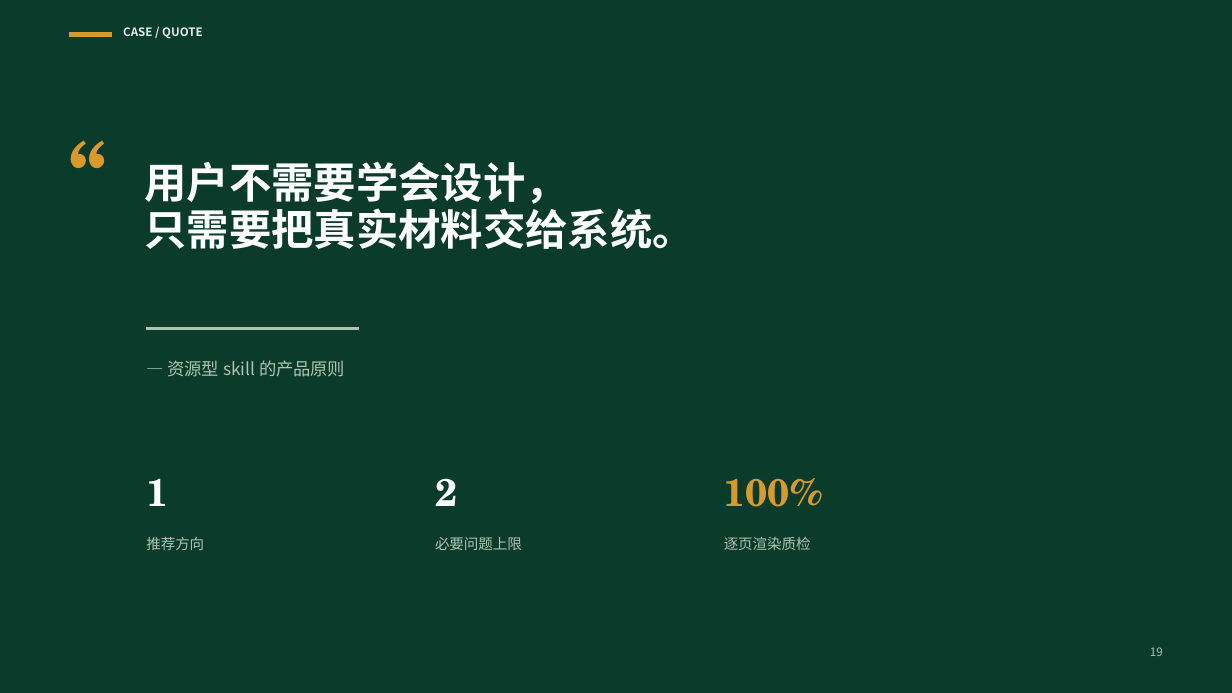
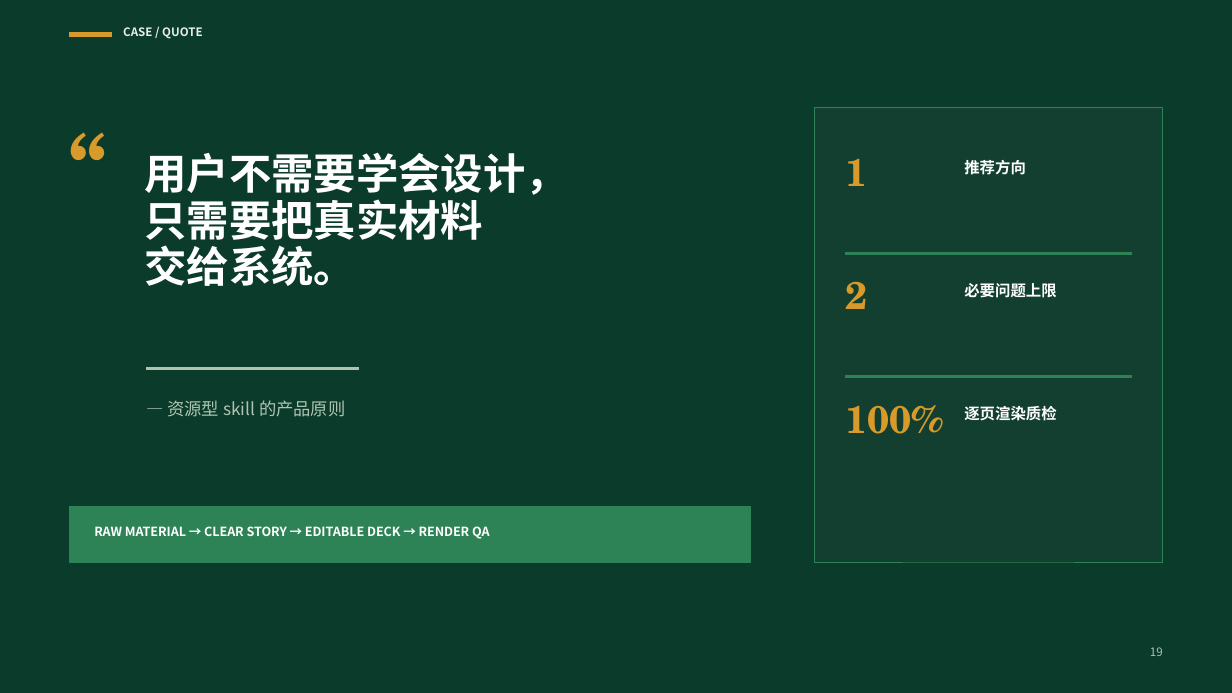
Before and after one commit to zhoy0409-debug/build-premium-pptx, a slide deck: slide 19 of assets/premium-green-layout-kit.pptx. Drawn at 1232x693 pixels with LibreOffice and Linux fonts; fonts in the diff are those of the drawing. Boxes give left, top, right and bottom in pixels: in the first picture for what was removed or moved away, otherwise in the second. Text is boxed around its words. In the diff, an @@ line names an element or a change of style, - is before the commit and + after.

```diff
--- a/assets/premium-green-layout-kit.pptx
+++ b/assets/premium-green-layout-kit.pptx
@@ text "“": place and size @@
-text "“" at <box>69,121,176,213</box>
+text "“" at <box>69,114,176,206</box>
@@ rectangle added at <box>814,108,1163,563</box>, fill #123F30, outline #2D8355 0.75 pt @@
@@ text "1": place and size @@
-text "1" at <box>146,478,168,506</box>
+text "1" at <box>845,158,867,186</box>
@@ text "1" at <box>845,158,867,186</box>: text colour #FFFFFF to #D89A2B @@
@@ text at <box>144,152,567,195</box>: line spacing 0.94 to 0.92 @@
@@ text "用户不需要学会设计，": place and size @@
-text "用户不需要学会设计，" at <box>144,161,694,249</box>
+text "用户不需要学会设计，" at <box>144,152,567,286</box>
@@ text "推荐方向": place and size @@
-text "推荐方向" at <box>146,537,204,550</box>
+text "推荐方向" at <box>964,160,1026,175</box>
@@ text at <box>144,199,483,286</box>: text changed @@
-只需要把真实材料交给系统。
+只需要把真实材料
+交给系统。
@@ rectangle added at <box>846,252,1132,254</box>, fill #2D8355, outline #2D8355 0 pt @@
@@ text "2" at <box>845,281,867,309</box>: text colour #FFFFFF to #D89A2B @@
@@ text "2": place and size @@
-text "2" at <box>435,478,457,506</box>
+text "2" at <box>845,281,867,309</box>
@@ text "必要问题上限": place and size @@
-text "必要问题上限" at <box>435,537,522,550</box>
+text "必要问题上限" at <box>964,283,1056,298</box>
@@ rectangle: place and size @@
-rectangle at <box>146,327,358,329</box>
+rectangle at <box>146,368,358,370</box>
@@ rectangle added at <box>846,375,1132,377</box>, fill #2D8355, outline #2D8355 0 pt @@
@@ text "— 资源型 skill 的产品原则": place and size @@
-text "— 资源型 skill 的产品原则" at <box>167,360,345,377</box>
+text "— 资源型 skill 的产品原则" at <box>167,400,345,417</box>
@@ text "100%": place and size @@
-text "100%" at <box>724,478,822,507</box>
+text "100%" at <box>845,405,943,434</box>
@@ size 11.2 to 12 pt, text colour #AFC3B2 to #FFFFFF, bold on in 3 elements at <box>964,160,1026,175</box>, <box>964,283,1056,298</box>, <box>964,406,1056,421</box> @@
@@ text "逐页渲染质检": place and size @@
-text "逐页渲染质检" at <box>724,537,811,550</box>
+text "逐页渲染质检" at <box>964,406,1056,421</box>
@@ rectangle added at <box>69,506,751,562</box>, fill #2D8355, outline #2D8355 0 pt @@
@@ text added at <box>94,526,490,539</box>, 9.8 pt, text #FFFFFF, bold @@
+RAW MATERIAL → CLEAR STORY → EDITABLE DECK → RENDER QA
```
Also in this commit, not shown: 9 other slides changed, 10 other files.
